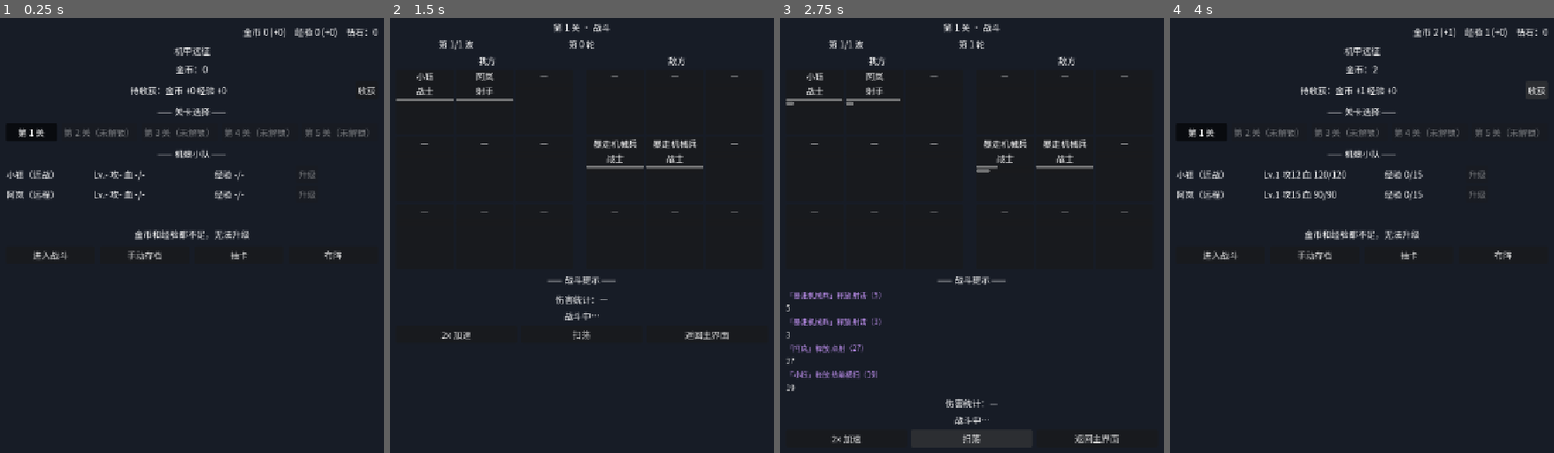
Above: before the commit, frames 1-4 (left to right).
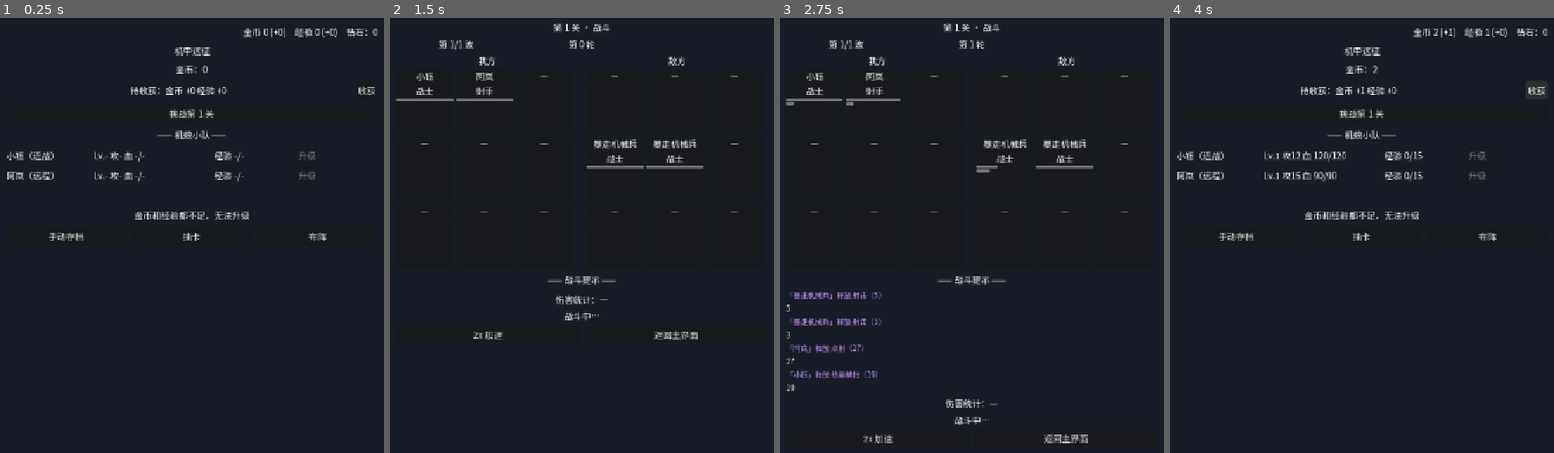
Above: after the commit, the same moments.

Repository: yingqianwang187-wq/jijiayuanzheng
Game: Godot game, scene res://scenes/Main.tscn
Two runs of this game, one before a commit and one after it. Both use one fixed random seed, a clock stepped at 60 frames per second and the inputs below.
Inputs (mouse positions are in pixels of both pictures, inside the frame that each line leads up to):
- Up to frame 1 (0.25 s): no input
- Up to frame 2 (1.5 s): click (420, 131) at 0.5 s, where only the run before the commit has a clickable "第 1 关"; click "进入战斗" (after the commit: "挑战第 1 关") at 1.25 s
- Up to frame 3 (2.75 s): click (972, 335) at 2 s, where only the run before the commit has a clickable "扫荡"
- Up to frame 4 (4 s): click "返回主界面" at 2.75 s; click "收获" at 3.5 s

The runs differ from the first frame. In frame 1, 3.6% of the frame differs, in the area x 1-96%, y 20-56%; in frame 2, 0.6%; in frame 3, 0.7%; in frame 4, 4.0%.

Commit message:
v0.9：更新子集字体（含战斗 2.0 全部新中文字，1382 字符）

Diff:
--- a/scenes/Battle.tscn
+++ b/scenes/Battle.tscn
@@ -122,11 +122,6 @@
 toggle_mode = true
 text = "2x 加速"
 
-[node name="sweep_button" type="Button" parent="root_box/button_row"]
-layout_mode = 2
-size_flags_horizontal = 3
-text = "扫荡"
-
 [node name="retry_button" type="Button" parent="root_box/button_row"]
 visible = false
 layout_mode = 2
--- a/scenes/Main.tscn
+++ b/scenes/Main.tscn
@@ -78,14 +78,9 @@
 layout_mode = 2
 text = "收获"
 
-[node name="level_section_label" type="Label" parent="root_box"]
+[node name="challenge_button" type="Button" parent="root_box"]
 layout_mode = 2
-text = "—— 关卡选择 ——"
-horizontal_alignment = 1
-
-[node name="level_box" type="HBoxContainer" parent="root_box"]
-layout_mode = 2
-theme_override_constants/separation = 8
+text = "挑战第 1 关"
 
 [node name="mech_section_label" type="Label" parent="root_box"]
 layout_mode = 2
@@ -109,11 +104,6 @@
 layout_mode = 2
 theme_override_constants/separation = 10
 
-[node name="enter_battle_button" type="Button" parent="root_box/bottom_row"]
-layout_mode = 2
-size_flags_horizontal = 3
-text = "进入战斗"
-
 [node name="save_button" type="Button" parent="root_box/bottom_row"]
 layout_mode = 2
 size_flags_horizontal = 3
--- a/scripts/battle_view.gd
+++ b/scripts/battle_view.gd
@@ -8,7 +8,8 @@
 #            battle_prompt / battle_star / level_cleared / battle_failed
 #          - 显示：双方 3x3 九宫格站位（血条/能量条/状态）、技能名、波次、分色提示、
 #            星级、简版伤害统计；按钮只调入口（2x → Game.toggle_accelerate；
-#            扫荡 → Game.sweep_level；开始/重试 → Game.start_battle；返回 → Game.stop_battle + 切场景）
+#            开始/重试 → Game.start_battle；返回 → Game.stop_battle + 切场景；
+#            v0.9：主线无扫荡入口，扫荡仅限秘境、阶段 3 实装）
 # 铁律   ：（契约 §3.1 红线）本文件无任何数值赋值（gold= / hp= 等）、无 emit、
 #          无物理碰撞 / 位移运算、不自己扣血；一切更新值以 Game 信号参数为准。
 # 布局快照说明：九宫格站位（row/col）与能量初值等信号不携带，故 _ready 与波次切换
@@ -32,7 +33,6 @@
 @onready var _stat_label: Label = $root_box/stat_label
 @onready var _status_label: Label = $root_box/status_label
 @onready var _accelerate_button: Button = $root_box/button_row/accelerate_button
-@onready var _sweep_button: Button = $root_box/button_row/sweep_button
 @onready var _retry_button: Button = $root_box/button_row/retry_button
 @onready var _back_button: Button = $root_box/button_row/back_button
 
@@ -60,7 +60,6 @@
 	Contract.level_cleared.connect(_on_level_cleared)
 	Contract.battle_failed.connect(_on_battle_failed)
 	_accelerate_button.toggled.connect(_on_accelerate_toggled)
-	_sweep_button.pressed.connect(_on_sweep_pressed)
 	_retry_button.pressed.connect(_on_retry_pressed)
 	_back_button.pressed.connect(_on_back_pressed)
 	_mech_cells = _build_grid(_my_grid)
@@ -174,10 +173,6 @@
 ## ------------------------------------------------------------------
 func _on_accelerate_toggled(on: bool) -> void:
 	Game.toggle_accelerate(on)
-
-
-func _on_sweep_pressed() -> void:
-	Game.sweep_level(_battle_level)  # 仅已通关有效；结果经 battle_star / battle_prompt 回发
 
 
 func _on_retry_pressed() -> void:
--- a/scripts/data.gd
+++ b/scripts/data.gd
@@ -108,6 +108,10 @@
 const CHAPTER_CHEST_DIAMOND := 100
 const CHAPTER_CHEST_GOLD := 500
 
+## 首通掉落小钰碎片（设计文档 §1.3 / 附录 B，v0.15：普通关 1 片、章节 BOSS 关 3 片，一次性）
+const XIAOYU_FRAGMENT_FIRST_CLEAR := 1
+const XIAOYU_FRAGMENT_BOSS := 3
+
 # ------------------------------------------------------------------
 # 抽卡 / 召唤系统（设计文档 §4 / 附录 B，阶段 1）
 # ------------------------------------------------------------------
--- a/scripts/game.gd
+++ b/scripts/game.gd
@@ -12,11 +12,6 @@
 # 变更规则：改本文件不涉及契约文档；但若需新增信号 / 入口，先向总指挥 A 提变更申请。
 # ==================================================================
 extends Node
-
-## 首通掉落小钰碎片（设计文档 §1.3 / 附录 B，v0.15：普通关 1 片、章节 BOSS 关 3 片）。
-## 说明：data.gd 本轮变更单只读，暂以 Game 常量承载；A 可下轮迁入 Data（"数值读 Data"）。
-const FIRST_CLEAR_XIAOYU_FRAGMENT := 1
-const FIRST_CLEAR_XIAOYU_FRAGMENT_BOSS := 3
 
 ## ---------------------------------------------------------------
 ## 当前状态（唯一事实来源；只允许本文件修改）
@@ -1042,9 +1037,9 @@
 			diamond += diamond_reward
 			Contract.diamond_changed.emit(diamond)
 		# 首通掉落小钰碎片（设计文档 §1.3 / 附录 B，v0.15：普通关 1 片、章节 BOSS 关 3 片；一次性）
-		var xiaoyu_frag: int = FIRST_CLEAR_XIAOYU_FRAGMENT
+		var xiaoyu_frag: int = Data.XIAOYU_FRAGMENT_FIRST_CLEAR
 		if int(Data.CHAPTERS[1].boss_level) == level:
-			xiaoyu_frag = FIRST_CLEAR_XIAOYU_FRAGMENT_BOSS
+			xiaoyu_frag = Data.XIAOYU_FRAGMENT_BOSS
 		fragments[&"xiao_yu"] = int(fragments.get(&"xiao_yu", 0)) + xiaoyu_frag
 		Contract.fragments_updated.emit(&"xiao_yu", int(fragments[&"xiao_yu"]))
 		# BOSS 关记录
--- a/scripts/main_ui.gd
+++ b/scripts/main_ui.gd
@@ -1,16 +1,21 @@
 # ==================================================================
 # scripts/main_ui.gd —— 主界面脚本（挂在 scenes/Main.tscn 根节点）
 # 作者   ：C（画面 + 界面）
-# 依据   ：docs/契约.md §3.1 / §3.5 / §3.6 / §3.7 / §3.8（v0.7）、scripts/contract.gd（只读）
+# 依据   ：docs/契约.md §3.1 / §3.5 / §3.6 / §3.7 / §3.8 / §3.9（v0.9）、scripts/contract.gd（只读）
 # 职责   ：主界面纯显示层。
 #          - 连接信号：gold_changed / mech_girl_updated / mech_exp_updated /
 #            level_cleared / level_progress_changed / idle_rewards_updated /
-#            exp_balance_updated / diamond_changed / fragments_updated / owned_mechs_updated
+#            exp_balance_updated / diamond_changed / fragments_updated / owned_mechs_updated /
+#            battle_star
 #          - 按钮只调入口（契约 §3.6）：升级 → Game.upgrade(id)；
-#            收获 → Game.collect_idle()；进入战斗 → Game.start_battle(level) + 切到 Battle.tscn；
-#            抽卡 → 切到 Gacha.tscn；手动存档 → Save.save_game()
+#            收获 → Game.collect_idle()；挑战 → Game.start_battle(Game.get_next_level())（v0.9 主线
+#            不可选关）+ 切到 Battle.tscn；抽卡/布阵 → 切到 Gacha.tscn / Formation.tscn；
+#            手动存档 → Save.save_game()
 # 铁律   ：（契约 §3.1 红线）本文件无任何数值赋值（gold= / hp= 等）、无 emit、
 #          一切更新值以 Game 信号参数为准，UI 不缓存游戏数值。
+# 主线（v0.9）：只显示并挑战"当前最高未通关的下一关"（Game.get_next_level() 只读入口），
+#          无选关列表、无扫荡入口；首通奖励 = 金币 + 钻石 + 小钰碎片（普通 1 片 / BOSS 3 片，
+#          Data.XIAOYU_FRAGMENT_*，走 fragments_updated 信号），通关后随 last_clear 快照展示。
 # 机娘列表：只显示已拥有的机娘（契约 §3.8 v0.7：上阵/养成 = 拥有的机娘），
 #          名单来自只读入口 Game.get_owned_mechs()（按 Data 顺序）；
 #          owned_mechs_updated / fragments_updated 到达时重建列表。
@@ -40,19 +45,15 @@
 @onready var _gold_balance_label: Label = $root_box/balance_row/gold_balance_label
 @onready var _exp_balance_label: Label = $root_box/balance_row/exp_balance_label
 @onready var _diamond_label: Label = $root_box/balance_row/diamond_label
-@onready var _level_box: HBoxContainer = $root_box/level_box
+@onready var _challenge_button: Button = $root_box/challenge_button
 @onready var _mech_box: VBoxContainer = $root_box/mech_box
 @onready var _last_clear_label: Label = $root_box/last_clear_label
 @onready var _message_label: Label = $root_box/message_label
-@onready var _enter_battle_button: Button = $root_box/bottom_row/enter_battle_button
 @onready var _save_button: Button = $root_box/bottom_row/save_button
 @onready var _gacha_button: Button = $root_box/bottom_row/gacha_button
 @onready var _formation_button: Button = $root_box/bottom_row/formation_button
 
-## ---- UI 内部状态（仅关卡选择与行引用，不含任何游戏数值）----
-var _selected_level: int = 1
-var _unlocked_level: int = 1
-var _level_buttons: Dictionary = {}  # int -> Button
+## ---- UI 内部状态（仅行引用，不含任何游戏数值）----
 var _mech_rows: Dictionary = {}      # StringName -> { stats_label, exp_label, upgrade_button }
 
 
@@ -69,11 +70,10 @@
 	Contract.owned_mechs_updated.connect(_on_owned_mechs_updated)
 	Contract.battle_star.connect(_on_battle_star)
 	_collect_button.pressed.connect(_on_collect_pressed)
-	_enter_battle_button.pressed.connect(_on_enter_battle_pressed)
+	_challenge_button.pressed.connect(_on_enter_battle_pressed)
 	_save_button.pressed.connect(_on_save_pressed)
 	_gacha_button.pressed.connect(_on_gacha_pressed)
 	_formation_button.pressed.connect(_on_formation_pressed)
-	_build_level_buttons()
 	_rebuild_mech_rows()
 	_seed_initial_state()
 
@@ -126,9 +126,11 @@
 
 
 func _on_level_cleared(level: int, first_clear: bool) -> void:
+	# v0.9：首通奖励 = 金币 + 钻石 + 小钰碎片（普通 1 片 / 章节 BOSS 3 片）
 	if first_clear:
 		var reward: int = int(Data.LEVELS.get(level, {}).get("first_clear_reward", 0))
-		_message_label.text = "第 %d 关首通！获得 %d 金币" % [level, reward]
+		var diamond: int = int(Data.LEVELS.get(level, {}).get("first_clear_reward_diamond", 0))
+		_message_label.text = "首通奖励：金币 +%d 钻石 +%d 小钰碎片 ×%d" % [reward, diamond, _first_clear_frag(level)]
 	else:
 		_message_label.text = "第 %d 关已通关" % level
 
@@ -138,11 +140,9 @@
 	_message_label.text = "本关评价：%d 星！" % star
 
 
-func _on_level_progress_changed(level: int) -> void:
-	_unlocked_level = clampi(level, 1, Data.MAX_LEVEL)
-	if _selected_level < _unlocked_level:
-		_selected_level = _unlocked_level  # 新关解锁后自动选中，方便连续推关
-	_refresh_level_buttons()
+func _on_level_progress_changed(_level: int) -> void:
+	# v0.9：主线不可选关——刷新"挑战第 N 关"按钮
+	_refresh_challenge()
 
 
 ## ------------------------------------------------------------------
@@ -154,9 +154,10 @@
 
 
 func _on_enter_battle_pressed() -> void:
-	var level: int = _selected_level
-	if level < 1 or level > _unlocked_level:
-		_message_label.text = "该关卡尚未解锁"
+	# v0.9：主线只挑战"当前最高未通关的下一关"（Game 校验，不可选关）
+	var level: int = Game.get_next_level()
+	if level < 1 or level > Data.MAX_LEVEL:
+		_message_label.text = "主线已全部通关"
 		return
 	Game.start_battle(level)
 	get_tree().change_scene_to_file("res://scenes/Battle.tscn")
@@ -202,34 +203,16 @@
 
 
 ## ------------------------------------------------------------------
-## 关卡选择（数量与锁定状态来自 Data / Game 信号）
-## ------------------------------------------------------------------
-func _build_level_buttons() -> void:
-	for level in range(1, Data.MAX_LEVEL + 1):
-		var btn := Button.new()
-		btn.text = "第 %d 关" % level
-		btn.toggle_mode = true
-		btn.size_flags_horizontal = Control.SIZE_EXPAND_FILL
-		btn.pressed.connect(_on_level_button_pressed.bind(level))
-		_level_box.add_child(btn)
-		_level_buttons[level] = btn
-
-
-func _on_level_button_pressed(level: int) -> void:
-	_selected_level = level
-	_refresh_level_buttons()
-
-
-func _refresh_level_buttons() -> void:
-	for level in _level_buttons:
-		var btn: Button = _level_buttons[level]
-		var locked: bool = level > _unlocked_level
-		btn.disabled = locked
-		btn.button_pressed = (level == _selected_level) and not locked
-		if locked:
-			btn.text = "第 %d 关（未解锁）" % level
-		else:
-			btn.text = "第 %d 关" % level
+## 主线挑战（v0.9：不可选关，只显示并挑战"当前最高未通关的下一关"）
+## ------------------------------------------------------------------
+func _refresh_challenge() -> void:
+	var next: int = Game.get_next_level()
+	if next > Data.MAX_LEVEL:
+		_challenge_button.text = "主线已全部通关"
+		_challenge_button.disabled = true
+	else:
+		_challenge_button.text = "挑战第 %d 关" % next
+		_challenge_button.disabled = false
 
 
 ## ------------------------------------------------------------------
@@ -330,8 +313,6 @@
 ## 均来自 Game 公开状态
 ## ------------------------------------------------------------------
 func _seed_initial_state() -> void:
-	_unlocked_level = clampi(int(Game.unlocked_level), 1, Data.MAX_LEVEL)
-	_selected_level = _unlocked_level
 	_gold_label.text = "金币：%d" % Game.gold
 	_idle_rewards_label.text = "待收获：金币 +%d 经验 +%d" % [roundi(Game.idle_pending), roundi(Game.idle_pending_exp)]
 	_diamond_label.text = "钻石：%d" % Game.diamond
@@ -343,19 +324,28 @@
 		_render_mech_row(id, level, atk)
 		var exp: int = int(Game.mech_exp.get(id, 0))
 		_render_mech_exp(id, exp, Game.upgrade_exp_cost(id))
-	_refresh_level_buttons()
+	_refresh_challenge()
 	_refresh_upgrade_buttons()
 	# 上次通关消息（v0.5：Game.last_clear 内存态、不入档；战斗胜利返回后重入显示）。
 	# 展示在独立标签 last_clear_label，不占用 message_label（后者留给即时提示）。
-	# v0.8：追加该关星级（Game.level_stars，只读）。
+	# v0.8：追加该关星级；v0.9：首通奖励明细含小钰碎片。
 	if not Game.last_clear.is_empty():
 		var lc: Dictionary = Game.last_clear
 		var level: int = int(lc.get("level", 0))
 		var star: int = int(Game.level_stars.get(level, 0))
 		if bool(lc.get("first_clear", false)):
-			_last_clear_label.text = "上次通关：第 %d 关（首通）★%d 奖励 +%d 金币" % [level, star, int(lc.get("reward", 0))]
+			var reward: int = int(Data.LEVELS.get(level, {}).get("first_clear_reward", 0))
+			var diamond: int = int(Data.LEVELS.get(level, {}).get("first_clear_reward_diamond", 0))
+			_last_clear_label.text = "上次通关：第 %d 关（首通）★%d\n首通奖励：金币 +%d 钻石 +%d 小钰碎片 ×%d" % [level, star, reward, diamond, _first_clear_frag(level)]
 		else:
 			_last_clear_label.text = "上次通关：第 %d 关（重复通关）★%d" % [level, star]
 	# v0.8：章节星数宝箱提示（Game.chapter_chest_claimed 内存态；开启时随快照提示一次）
 	if Game.chapter_chest_claimed:
 		_message_label.text = "章节星数宝箱已开启！获得 %d 金币 + %d 钻石" % [Data.CHAPTER_CHEST_GOLD, Data.CHAPTER_CHEST_DIAMOND]
+
+
+## 首通小钰碎片数（普通关 1 片 / 章节 BOSS 关 3 片；Data 常量，只读）
+func _first_clear_frag(level: int) -> int:
+	if int(Data.CHAPTERS.get(1, {}).get("boss_level", 0)) == level:
+		return Data.XIAOYU_FRAGMENT_BOSS
+	return Data.XIAOYU_FRAGMENT_FIRST_CLEAR
Binary file changed: assets/fonts/NotoSansSC-subset.ttf
Not shown, changed: docs/问题清单.md
